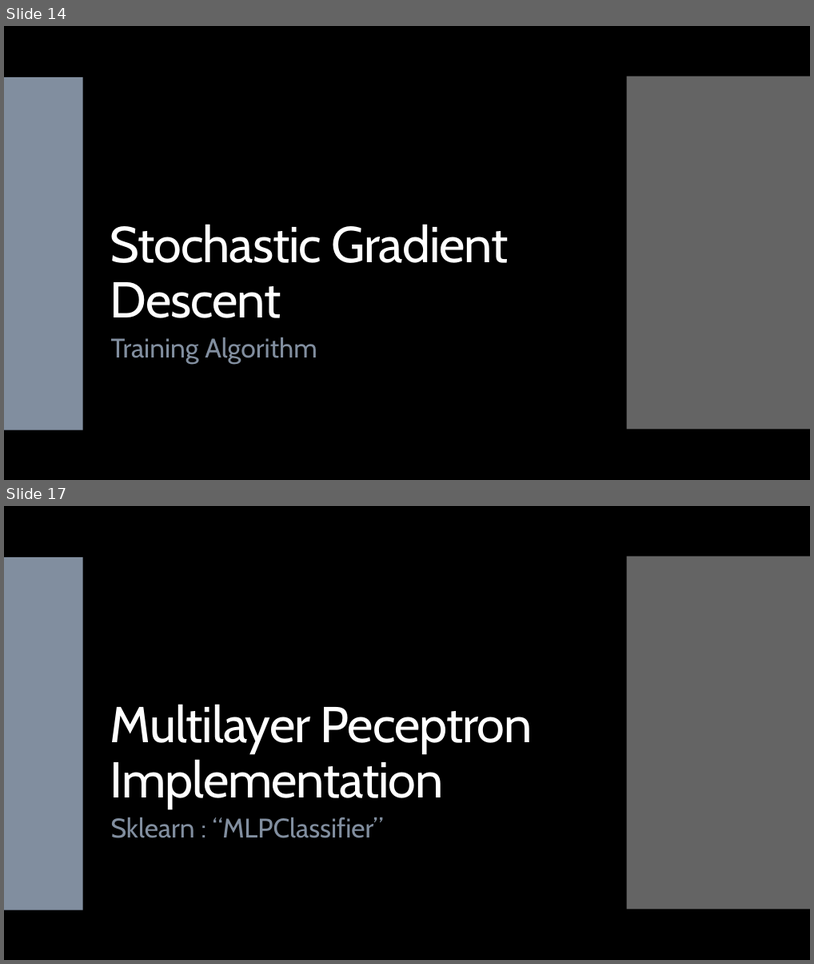
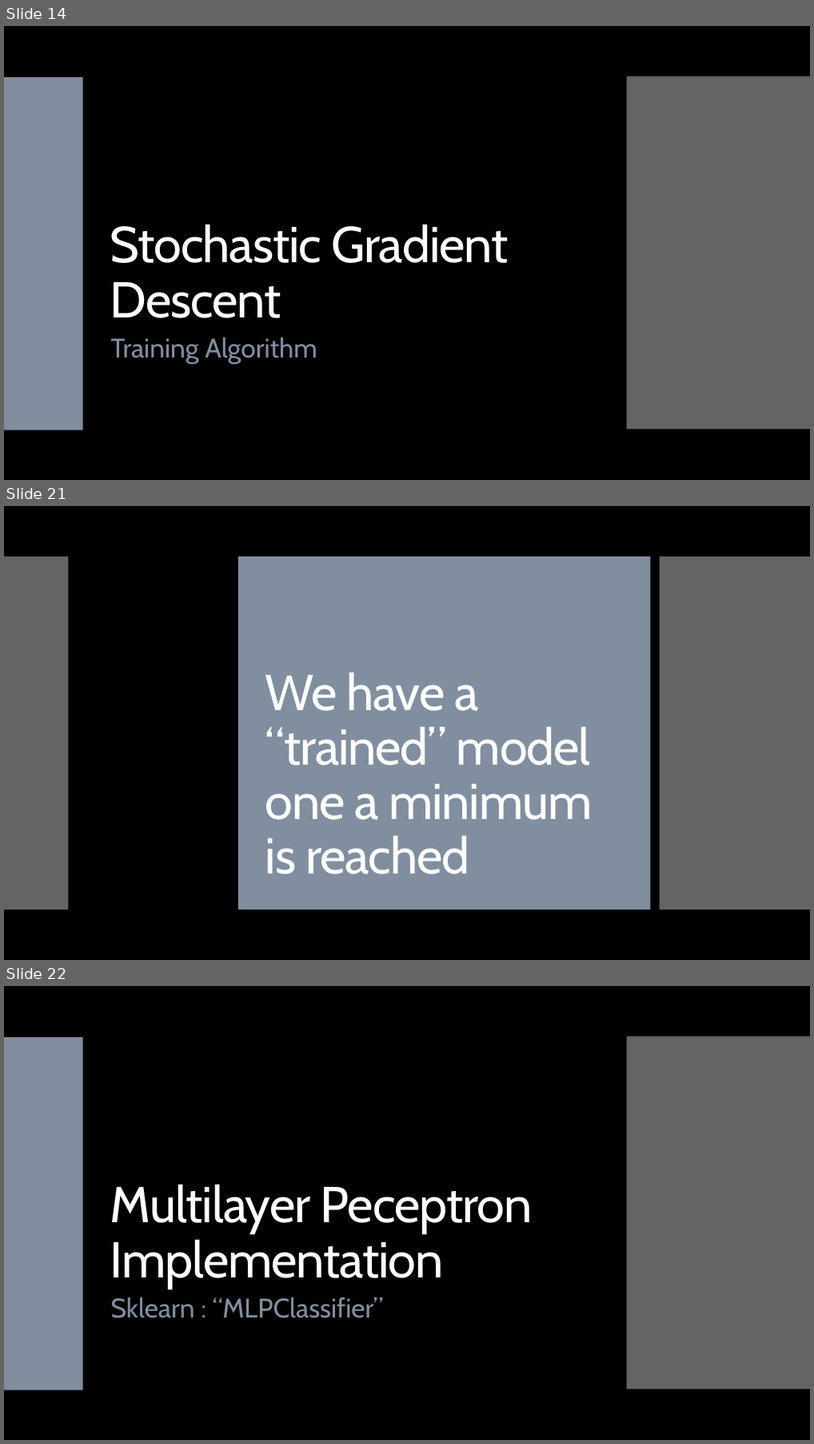
Before and after one commit to landonbuell/Convolutional-Neural-Networks, a slide deck: Presentations/11_03_2020/Training a Multilayer Perceptron with Stochastic Gradient Descent.pptx. Shown one above the other, each under a label of ours: slides 14 and 17 before the commit, slides 14, 21 and 22 after it; the slides between them are not shown. The pictures are 814x964 and 814x1444 pixels, drawn with LibreOffice and Linux fonts; fonts in the diff are those of the drawing. Boxes give left, top, right and bottom in pixels: in the first picture for what was removed or moved away, otherwise in the second. Text is boxed around its words. In the diff, an @@ line names an element or a change of style, - is before the commit and + after.

```diff
--- a/Presentations/11_03_2020/Training a Multilayer Perceptron with Stochastic Gradient Descent.pptx
+++ b/Presentations/11_03_2020/Training a Multilayer Perceptron with Stochastic Gradient Descent.pptx
@@ slide 21 added at box(4, 506, 810, 960), background #000000; not listed: 2 template elements that a slide beside it also shows @@
@@ rectangle added at box(4, 506, 810, 960), fill #000000 @@
@@ rectangle added at box(4, 556, 609, 909), fill #818E9F @@
@@ rectangle added at box(4, 556, 68, 909), fill #C8C8C8 at 50% opacity @@
@@ rectangle added at box(238, 556, 650, 909), fill #818E9F @@
@@ rectangle added at box(618, 556, 810, 909), fill #C8C8C8 at 50% opacity @@
@@ rectangle added at box(660, 556, 810, 909), fill #C8C8C8 at 50% opacity @@
@@ title added at box(266, 672, 592, 874), 60 pt, text #FFFFFF @@
+We have a “trained” model one a minimum is reached
@@ what was slide 17 is now slide 22 @@
```
Also in this commit, not shown: 17 slides changed, 5 other slides added, 2 other files.
